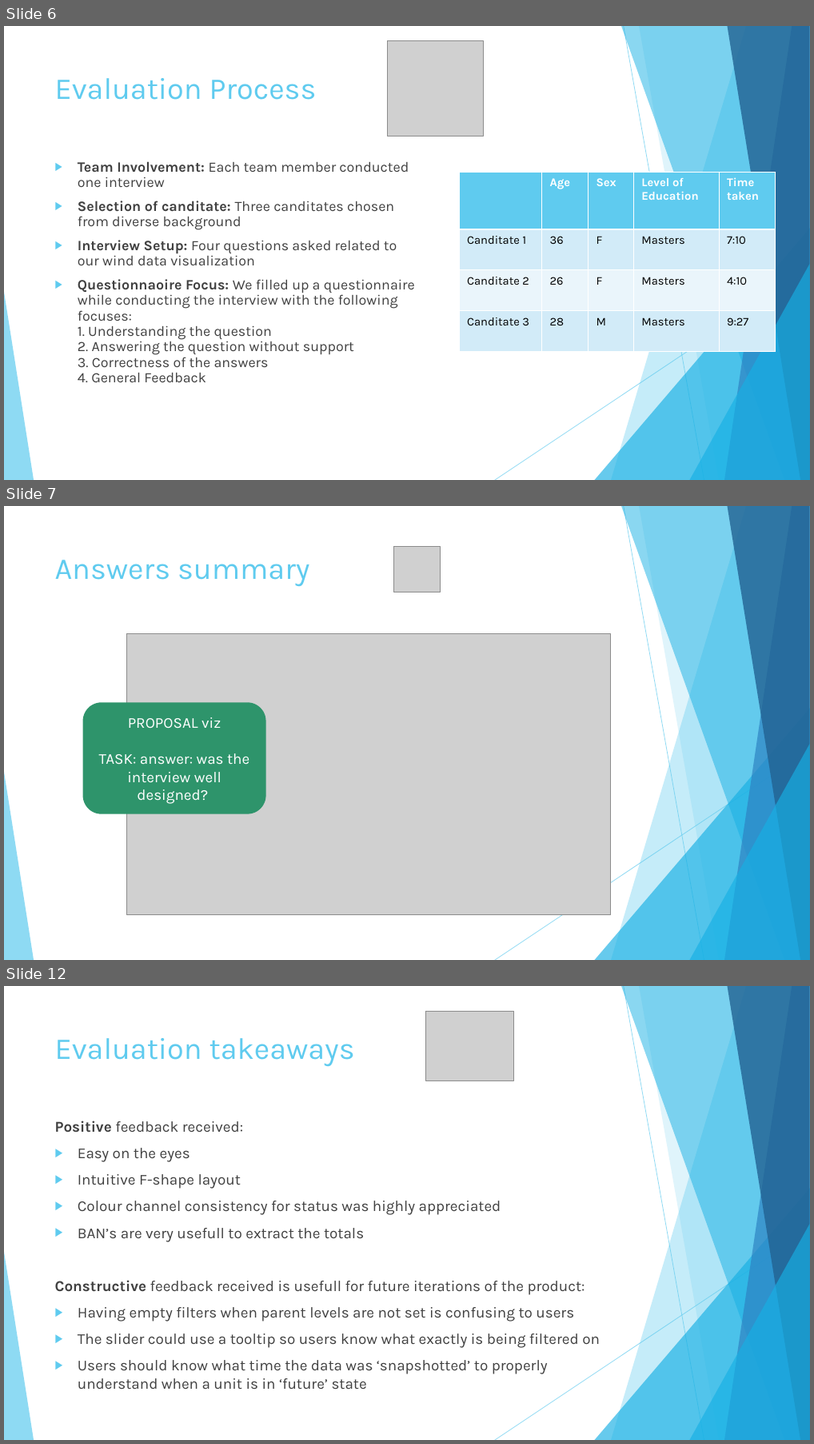
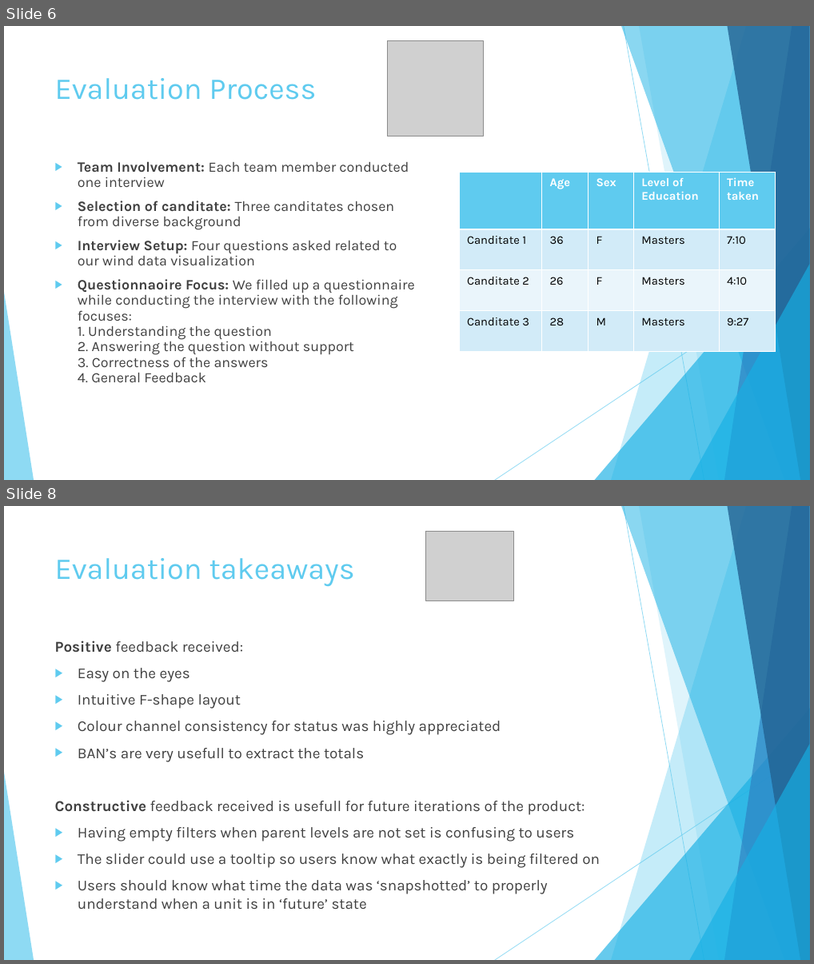
Before and after one commit to jorritvm/infovis, a slide deck: doc/final_presentation/group2_final_presentation.pptx. Shown one above the other, each under a label of ours: slides 6, 7 and 12 before the commit, slides 6 and 8 after it; the slides between them are not shown. The pictures are 814x1444 and 814x964 pixels, drawn with LibreOffice and Linux fonts; fonts in the diff are those of the drawing; grey boxes stand for pictures. Boxes give left, top, right and bottom in pixels: in the first picture for what was removed or moved away, otherwise in the second. Text is boxed around its words. In the diff, an @@ line names an element or a change of style, - is before the commit and + after.

```diff
--- a/doc/final_presentation/group2_final_presentation.pptx
+++ b/doc/final_presentation/group2_final_presentation.pptx
@@ slide 7 removed at box(4, 506, 810, 960), background #FFFFFF; not listed: 10 template elements that a slide beside it also shows @@
@@ picture removed at box(394, 547, 441, 592) @@
@@ title removed at box(55, 560, 310, 586) @@
-Answers summary
@@ picture removed at box(127, 634, 610, 914) @@
@@ rounded rectangle removed at box(82, 703, 266, 814) @@
-PROPOSAL viz
-TASK: answer: was the interview well designed?
@@ what was slide 12 is now slide 8 @@
```
Also in this commit, not shown: 1 slide added, 4 other slides removed, 1 other file.
